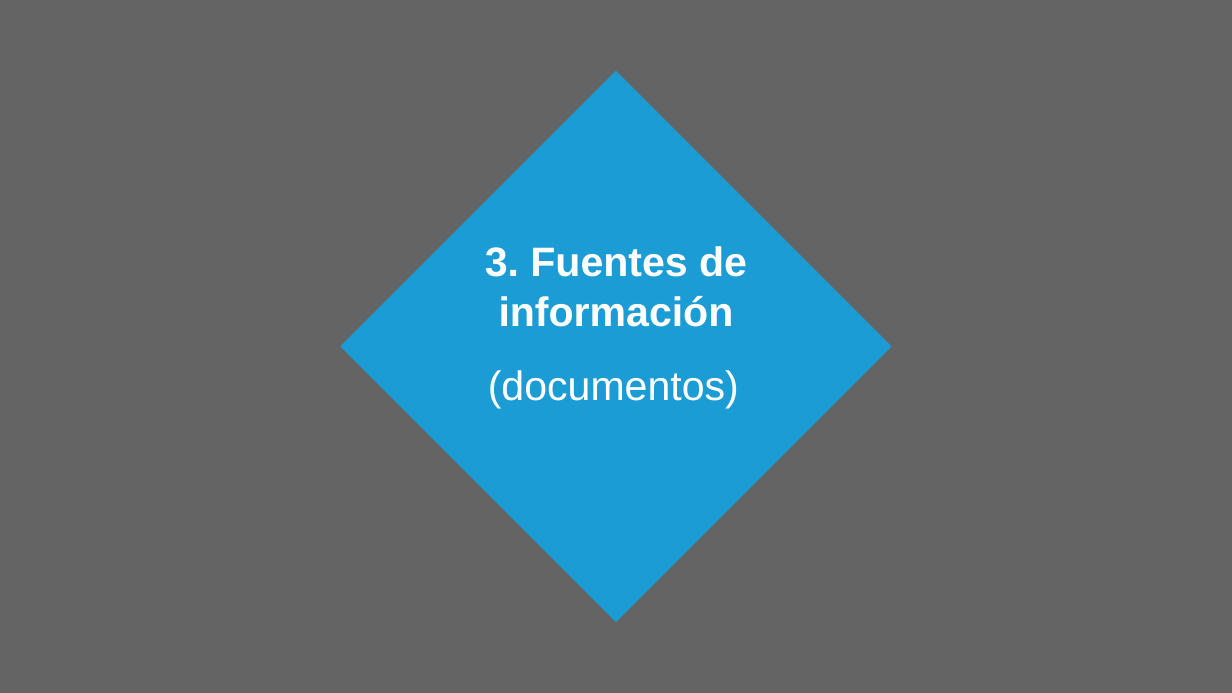
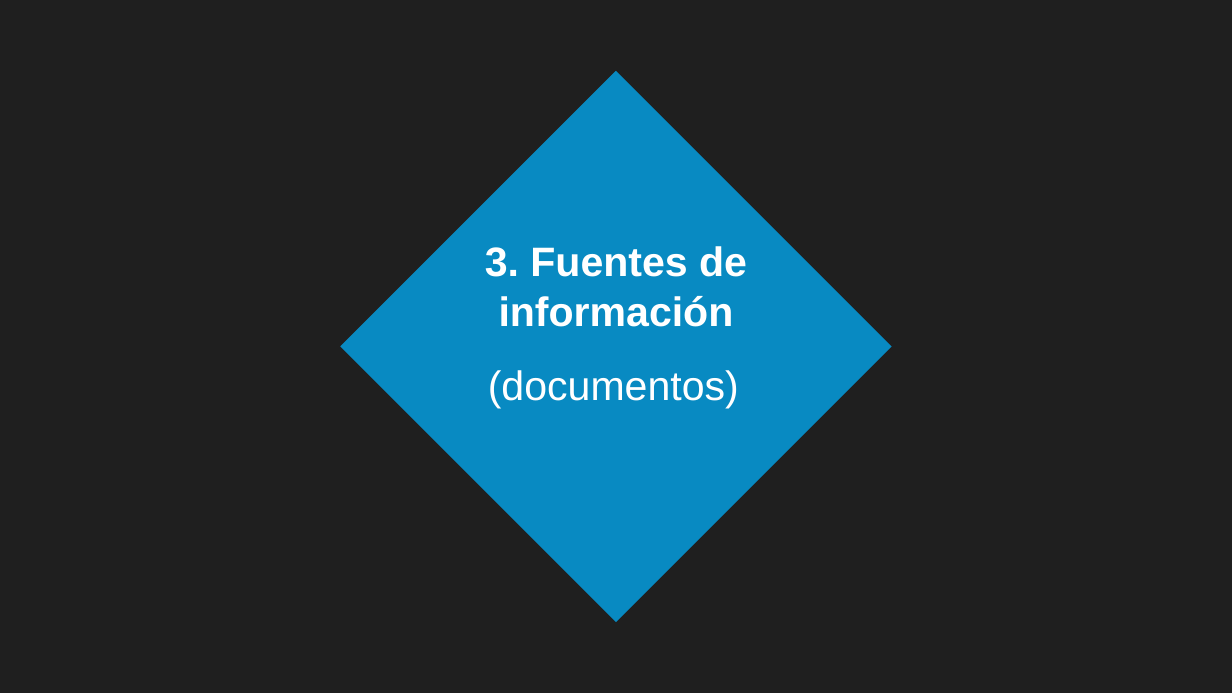
Before and after one commit to dmoreno19949/DTE_TG_ARDUINO_RAPSBERRY, a slide deck: slide 15 of TG1/TG1_fer.pptx (slide 3 before the commit). Drawn at 1232x693 pixels with LibreOffice and Linux fonts; fonts in the diff are those of the drawing; background and template pictures are left out; a plain dark background stands for a picture behind light text. Boxes give left, top, right and bottom in pixels: in the first picture for what was removed or moved away, otherwise in the second. Text is boxed around its words. In the diff, an @@ line names an element or a change of style, - is before the commit and + after.

```diff
--- a/TG1/TG1_fer.pptx
+++ b/TG1/TG1_fer.pptx
@@ rectangle at (x1=0, y1=0, x2=1232, y2=693): fill #FFFFFF at 27% opacity to #000000 at 27% opacity @@
```
Also in this commit, not shown: 4 other slides changed, 11 slides added, 51 slides removed.
